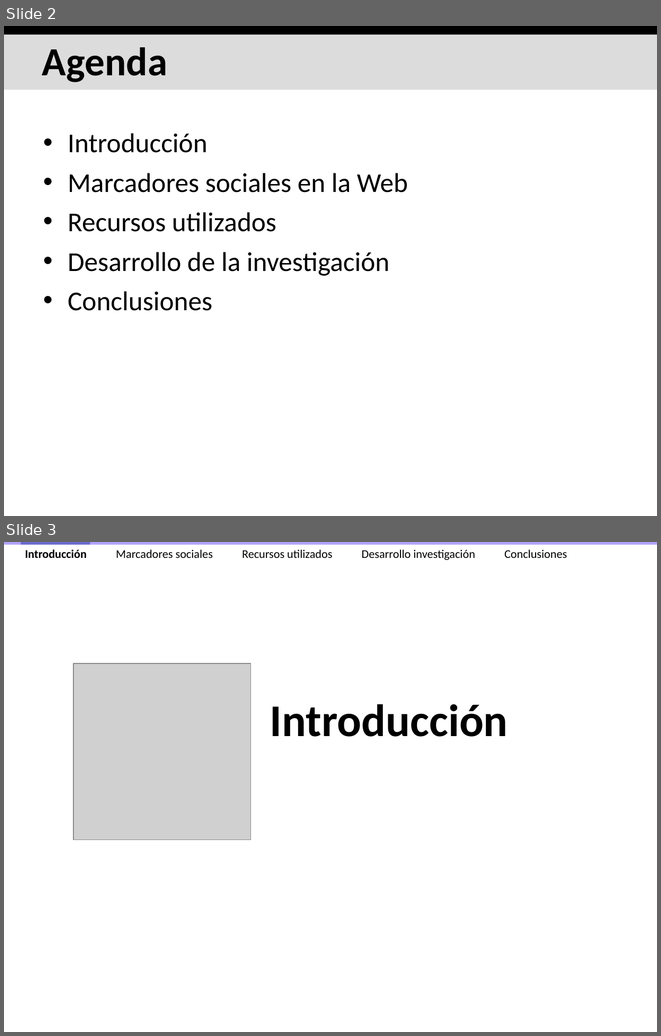
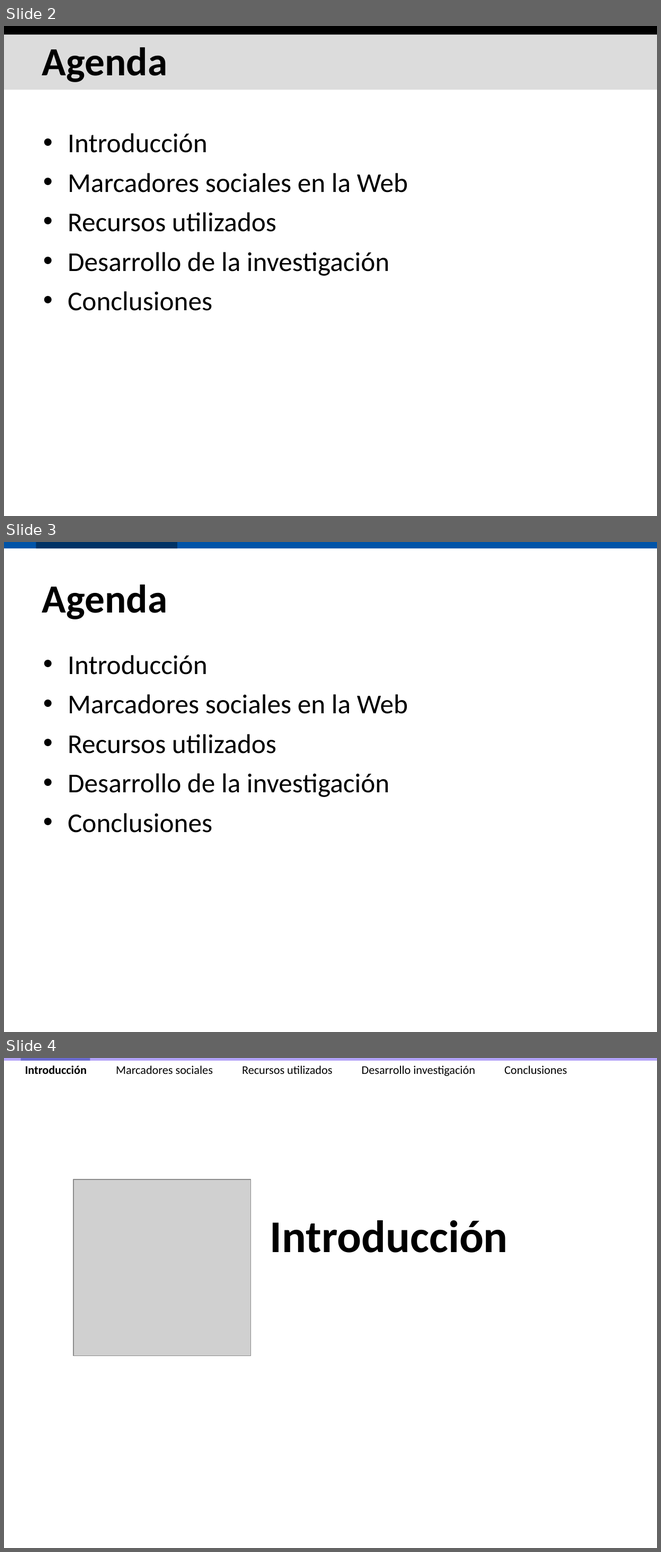
Before and after one commit to ak907kenai/nicotournetesis, a slide deck: docs_trunk/Presentación/Nicolás Tourné - Presentación Tesis (v2.3).ppt. Shown one above the other, each under a label of ours: slides 2 and 3 before the commit, slides 2, 3 and 4 after it. The pictures are 661x1036 and 661x1552 pixels, drawn with LibreOffice and Linux fonts; fonts in the diff are those of the drawing; grey boxes stand for pictures. Boxes give left, top, right and bottom in pixels: in the first picture for what was removed or moved away, otherwise in the second. Text is boxed around its words. In the diff, an @@ line names an element or a change of style, - is before the commit and + after.

```diff
--- a/docs_trunk/Presentación/Nicolás Tourné - Presentación Tesis (v2.3).ppt
+++ b/docs_trunk/Presentación/Nicolás Tourné - Presentación Tesis (v2.3).ppt
@@ slide 3 added at [4, 542, 657, 1032], background #FFFFFF @@
@@ rectangle added at [4, 542, 657, 548], fill #0054A8 @@
@@ rectangle added at [36, 542, 177, 548], fill #003366 @@
@@ title added at [42, 584, 167, 619], 44 pt, text #000000, bold @@
+Agenda
@@ text added at [68, 655, 408, 832], 30 pt, text #000000 @@
+• Introducción
+• Marcadores sociales en la Web
+• Recursos utilizados
+• Desarrollo de la investigación
+• Conclusiones
@@ what was slide 3 is now slide 4 @@
```
Also in this commit, not shown: 16 slides changed, 1 other file.
